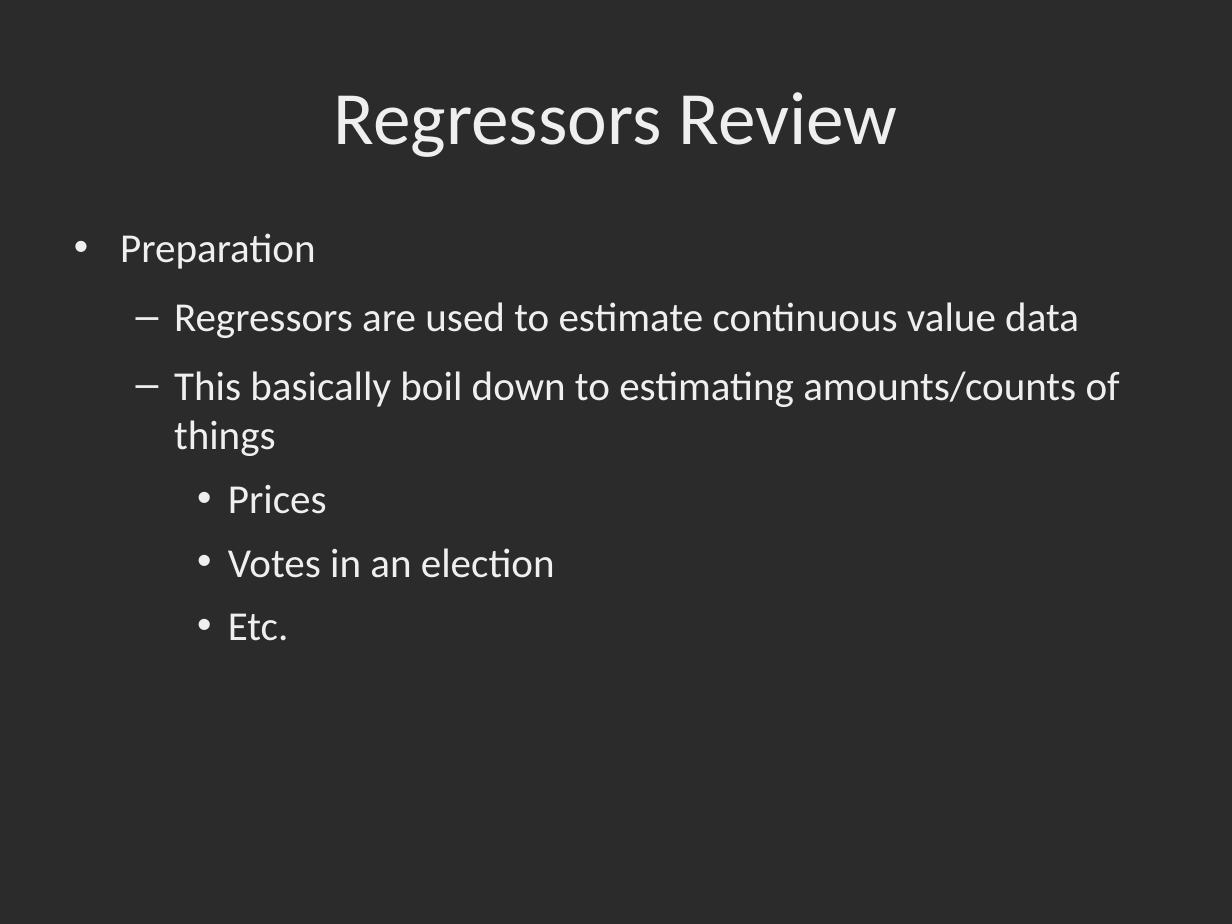
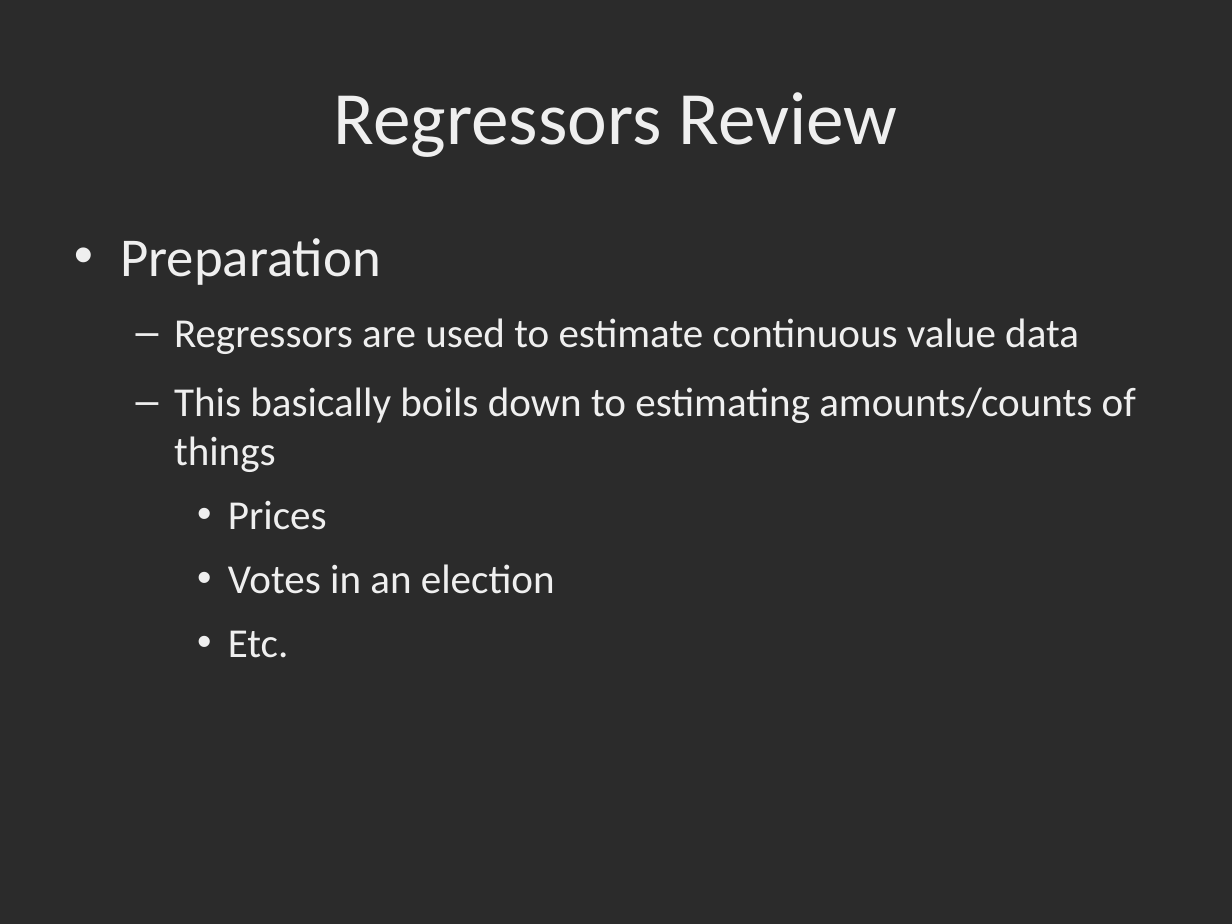
Before and after one commit to dbowmans46/PracticalProgramming, a slide deck: slide 5 of Session 7 - Python/Instructional Material/Machine Learning Slides/Session 7 - Python ML 11: Review and Project for Regressors.odp (slide 4 before the commit). Drawn at 1232x924 pixels with LibreOffice and Linux fonts; fonts in the diff are those of the drawing; background and template pictures are left out; a plain dark background stands for a picture behind light text. Boxes give left, top, right and bottom in pixels: in the first picture for what was removed or moved away, otherwise in the second. Text is boxed around its words. In the diff, an @@ line names an element or a change of style, - is before the commit and + after.

Commit message:
Finished slides and code for regressor review with toy data.

```diff
--- a/Session 7 - Python/Instructional Material/Machine Learning Slides/Session 7 - Python ML 11: Review and Project for Regressors.odp
+++ b/Session 7 - Python/Instructional Material/Machine Learning Slides/Session 7 - Python ML 11: Review and Project for Regressors.odp
@@ text at (x1=120, y1=238, x2=381, y2=285): size 24 to 32 pt in "Preparation"; less space between paragraphs @@
@@ text at (x1=174, y1=387, x2=1136, y2=472): text changed @@
-  – This basically boil down to estimating amounts/counts of things
+  – This basically boils down to estimating amounts/counts of things
```
Also in this commit, not shown: 7 other slides changed, 9 slides added, 1 slide removed, 1 other file.
